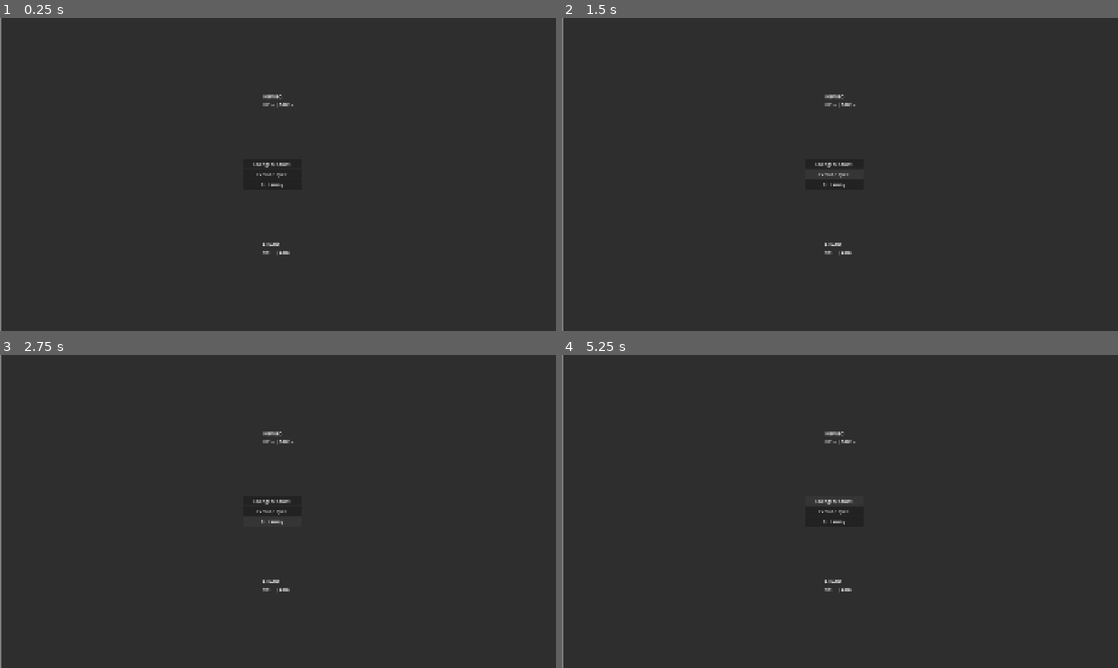
Above: before the commit, frames 1-4 (two rows, left to right).
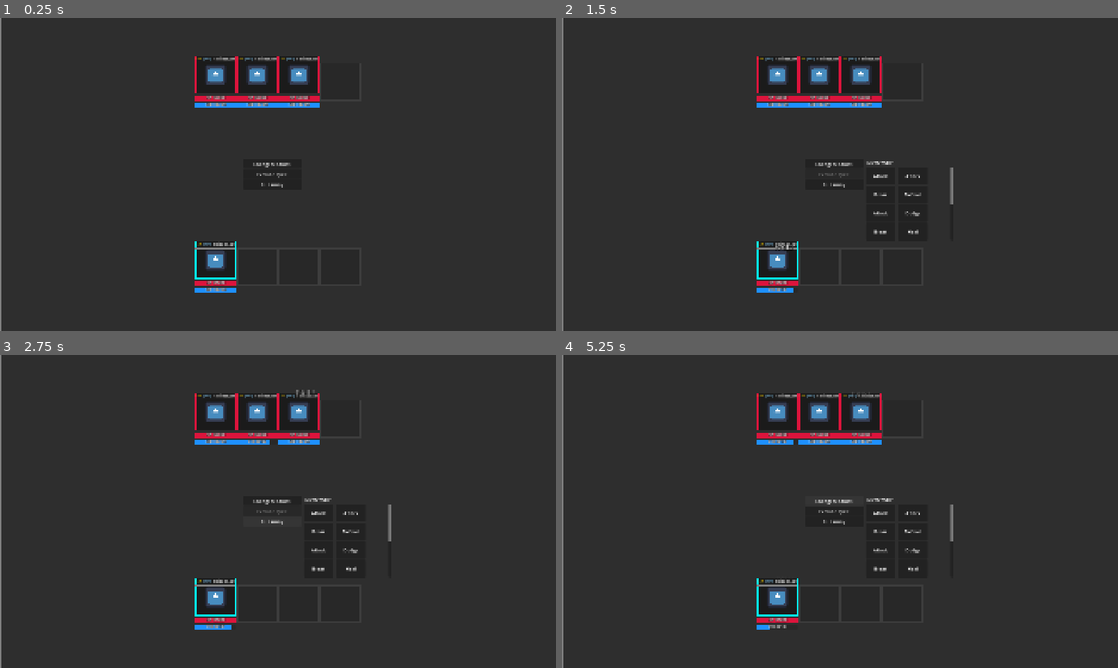
Above: after the commit, the same moments.

Repository: GYU-GAZE/NULL-NETWORK
Game: Godot game, scene res://apps/combat/app_combat.tscn
Same seed, same stepped clock (60 frames per second), same inputs: the game is played once before the commit and once after it. This scene is started directly instead of the project's main scene. The engine's default icon, where the game draws it, is replaced by a stand-in: a white triangle on a blue panel in a dark square.
Inputs (mouse positions are in pixels of both pictures, inside the frame that each line leads up to):
- Up to frame 1 (0.25 s): no input
- Up to frame 2 (1.5 s): click "Change Modules" at 0.5 s; click "Execute Cycle" at 1.25 s
- Up to frame 3 (2.75 s): click "Run Away" at 2 s
- Up to frame 4 (5.25 s): click "Change Modules" at 2.75 s; click (834, 511) at 3.5 s, where only the run before the commit has a clickable "Execute Cycle"; click "Run Away" at 4.25 s; click "Change Modules" at 5 s

The runs differ from the first frame. In frame 1, 2.4% of the frame differs, in the area x 35-58%, y 12-88%; in frame 2, 2.7%, in the area x 35-71%, y 12-88%; in frame 3, 2.7%; in frame 4, 2.6%.
Error before the commit: Parse Error: Could not parse global class "CharacterLoadout" from "res://data/templates/character_loadout.gd". (res://data/templates/combat_encounter.gd:4)
Error after the commit: Invalid access to property or key 'power' on a base object of type 'Resource (ModuleData)'. (res://apps/combat/app_combat.gd:149)

Commit message:
Moldes de status effect

Diff:
--- a/apps/combat/combat_manager.gd
+++ b/apps/combat/combat_manager.gd
@@ -39,7 +39,6 @@
 		"def": data.base_def,
 		"dodge": data.dodge_chance,
 		"crit": data.crit_chance,
-		"unstable": false,
 		"modules": data.equipped_modules.duplicate(),
 		"is_ally": is_ally,
 		"is_player": is_player,
@@ -168,6 +167,11 @@
 
 		if actor.hp > 0 and actor.stability >= mod.stability_cost:
 			actor.stability -= mod.stability_cost
+			actor.stability = max(0, actor.stability)
+
+			if actor.stability <= 0:
+				_apply_unstability(actor)
+
 			combat_log_added.emit("[color=cyan]%s[/color] ativou [b]%s[/b]." % [actor.name, mod.module_name])
 
 			if mod.combat_effects.is_empty():
@@ -355,7 +359,18 @@
 				)
 
 			CombatEffectData.EffectType.APPLY_STATUS:
-				_apply_status_effect(actor, target, effect.status_effect)
+				var status_crit := false
+
+				if effect.can_crit and _roll_crit(actor):
+					status_crit = true
+
+					if effect.applies_unstability_on_crit:
+						_apply_unstability(target)
+
+				_apply_status_effect(actor, target, effect.status_effect, status_crit)
+
+				if status_crit:
+					combat_log_added.emit("> CRITICAL STATUS!")
 
 			CombatEffectData.EffectType.SPAWN_DUMMY:
 				_spawn_dummy(actor, effect)
@@ -416,10 +431,8 @@
 	var target_def = _get_stat(target, "def")
 	var final_damage = max(1, raw_damage - target_def)
 
-	if target.get("unstable", false):
-		final_damage *= 2
-		target.unstable = false
-		combat_log_added.emit("> UNSTABILITY amplificou o dano!")
+	final_damage = _apply_damage_dealt_modifiers(actor, final_damage)
+	final_damage = _apply_damage_taken_modifiers(target, final_damage)
 
 	var did_crit := false
 
@@ -428,7 +441,7 @@
 		final_damage = int(final_damage * crit_multiplier)
 
 		if applies_unstability_on_crit:
-			target.unstable = true
+			_apply_unstability(target)
 
 	target.hp = max(0, target.hp - final_damage)
 
@@ -443,7 +456,7 @@
 		_remove_defeated_actor_from_grid(target)
 
 
-func _apply_status_effect(actor: Dictionary, target, status_effect: StatusEffect) -> void:
+func _apply_status_effect(actor: Dictionary, target, status_effect: StatusEffect, force_crit: bool = false) -> void:
 	if status_effect == null:
 		return
 
@@ -452,10 +465,14 @@
 
 	if target is Array:
 		for single_target in target:
-			_apply_status_effect(actor, single_target, status_effect)
+			_apply_status_effect(actor, single_target, status_effect, force_crit)
 		return
 
 	var new_eff := status_effect.duplicate()
+
+	if force_crit:
+		new_eff.flat_value *= 3
+
 	var target_to_apply = actor if new_eff.effect_type == StatusEffect.EffectType.BUFF else target
 
 	if target_to_apply != null:
@@ -594,3 +611,75 @@
 func _roll_crit(actor: Dictionary) -> bool:
 	var crit_chance = clamp(_get_stat(actor, "crit"), 0.0, 1.0)
 	return randf() <= crit_chance
+
+func _apply_unstability(target) -> void:
+	if target == null:
+		return
+
+	if target is Array:
+		for single_target in target:
+			_apply_unstability(single_target)
+		return
+
+	if _has_status_effect(target, "UNSTABILITY"):
+		return
+
+	var unstable_effect := StatusEffect.new()
+	unstable_effect.effect_name = "UNSTABILITY"
+	unstable_effect.effect_type = StatusEffect.EffectType.SPECIAL
+	unstable_effect.target_stat = StatusEffect.TargetStat.NONE
+	unstable_effect.trigger_timing = StatusEffect.TriggerTiming.ON_TAKE_DAMAGE
+	unstable_effect.damage_taken_multiplier = 2.0
+	unstable_effect.duration_cycles = 1
+	unstable_effect.remove_after_trigger = true
+
+	target.active_effects.append(unstable_effect)
+
+	combat_log_added.emit("> " + target.name + " entrou em UNSTABILITY!")
+	floating_text_requested.emit(target, "UNSTABLE!", Color.MEDIUM_PURPLE)
+
+
+func _has_status_effect(actor: Dictionary, effect_name: String) -> bool:
+	for effect in actor.active_effects:
+		if effect.effect_name == effect_name:
+			return true
+
+	return false
+
+
+func _apply_damage_taken_modifiers(target: Dictionary, damage: int) -> int:
+	var final_damage := damage
+
+	for i in range(target.active_effects.size() - 1, -1, -1):
+		var effect = target.active_effects[i]
+
+		if effect.trigger_timing != StatusEffect.TriggerTiming.ON_TAKE_DAMAGE:
+			continue
+
+		if effect.damage_taken_multiplier != 1.0:
+			final_damage = int(final_damage * effect.damage_taken_multiplier)
+			combat_log_added.emit("> " + effect.effect_name + " modificou o dano recebido.")
+
+		if effect.remove_after_trigger:
+			target.active_effects.remove_at(i)
+
+	return max(1, final_damage)
+
+
+func _apply_damage_dealt_modifiers(actor: Dictionary, damage: int) -> int:
+	var final_damage := damage
+
+	for i in range(actor.active_effects.size() - 1, -1, -1):
+		var effect = actor.active_effects[i]
+
+		if effect.trigger_timing != StatusEffect.TriggerTiming.ON_DEAL_DAMAGE:
+			continue
+
+		if effect.damage_dealt_multiplier != 1.0:
+			final_damage = int(final_damage * effect.damage_dealt_multiplier)
+			combat_log_added.emit("> " + effect.effect_name + " modificou o dano causado.")
+
+		if effect.remove_after_trigger:
+			actor.active_effects.remove_at(i)
+
+	return max(1, final_damage)
--- a/data/templates/character_loadout.gd
+++ b/data/templates/character_loadout.gd
@@ -17,7 +17,6 @@
 @export_category("Stats")
 @export var max_hp: int = 100
 @export var max_stability: int = 100
-@export var crit_chance: float = 0.05
 
 @export_category("Core Stats")
 @export var base_atk: int = 10
--- a/data/templates/status_effect.gd
+++ b/data/templates/status_effect.gd
@@ -3,14 +3,29 @@
 
 enum EffectType {
 	BUFF,
-	DEBUFF
+	DEBUFF,
+	SPECIAL
 }
 
 enum TargetStat {
 	ATK,
 	DEF,
 	DODGE,
-	STABILITY
+	STABILITY,
+	CRIT,
+	NONE
+}
+
+enum TriggerTiming {
+	PASSIVE,
+	ON_APPLIED,
+	BEFORE_ACTION,
+	AFTER_ACTION,
+	ON_TAKE_DAMAGE,
+	ON_DEAL_DAMAGE,
+	START_OF_CYCLE,
+	END_OF_CYCLE,
+	ON_EXPIRE
 }
 
 @export var effect_name: String = "Buff"
@@ -18,7 +33,15 @@
 @export_category("Effect")
 @export var effect_type: EffectType = EffectType.BUFF
 @export var target_stat: TargetStat = TargetStat.ATK
+@export var trigger_timing: TriggerTiming = TriggerTiming.PASSIVE
 
 @export_category("Values")
 @export var flat_value: int = 5
 @export var duration_cycles: int = 1
+
+@export_category("Damage Modifiers")
+@export var damage_taken_multiplier: float = 1.0
+@export var damage_dealt_multiplier: float = 1.0
+
+@export_category("Lifecycle")
+@export var remove_after_trigger: bool = false
